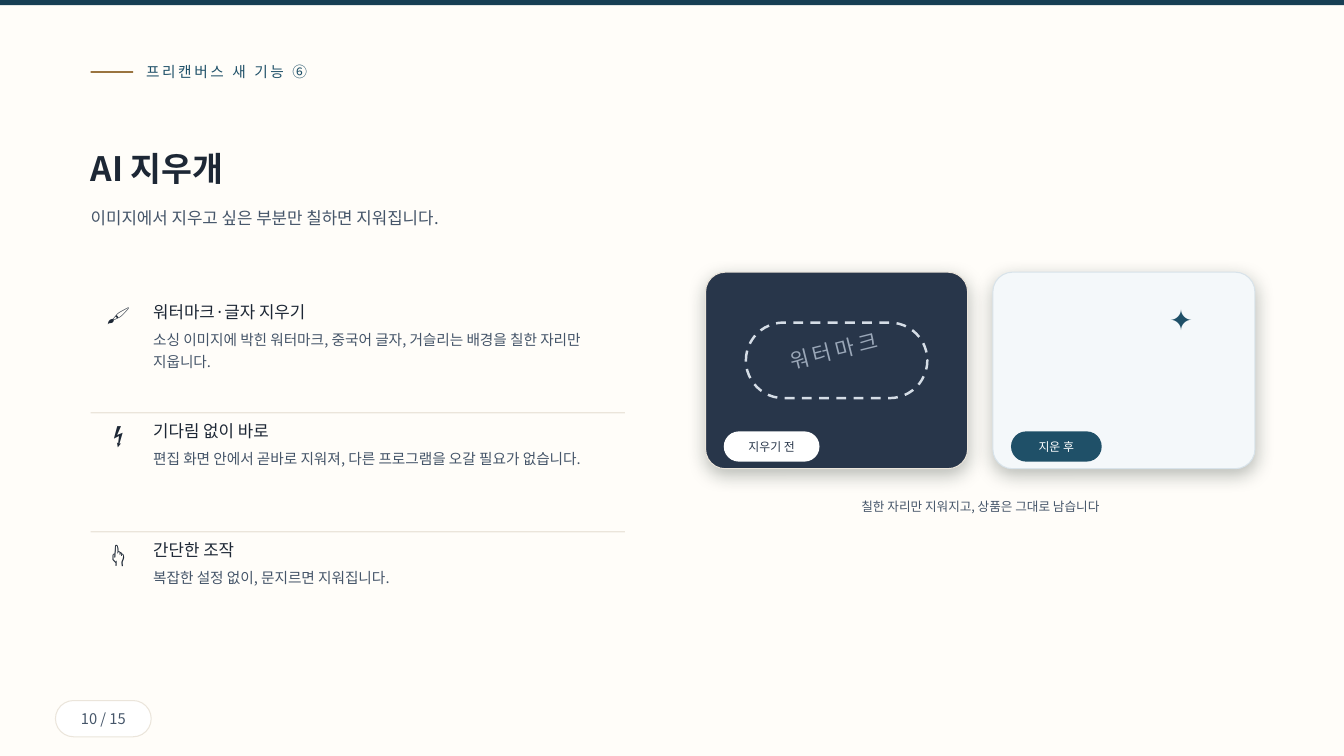
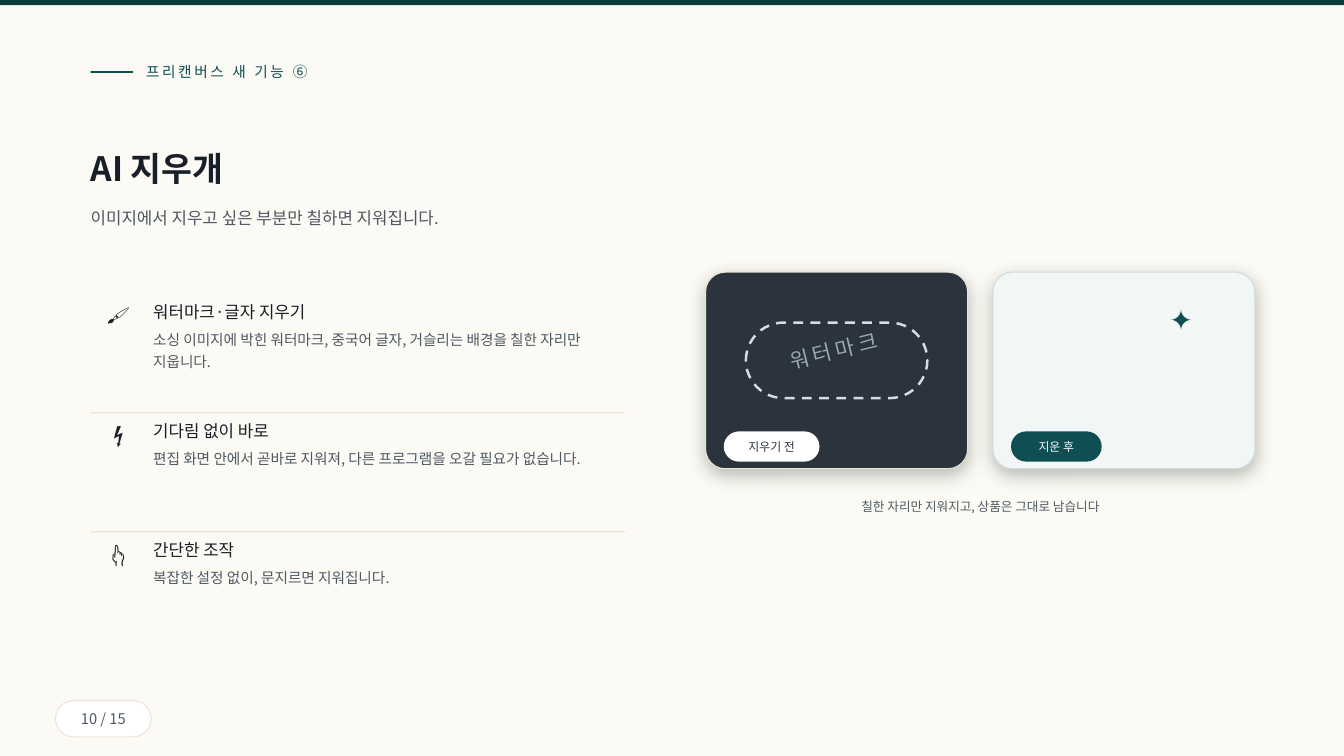
Before and after one commit to ramiteacher/searchmaster-x-freecanvas, a slide deck: slide 10 of slides.pptx. Drawn at 1344x756 pixels with LibreOffice and Linux fonts; fonts in the diff are those of the drawing. Boxes give left, top, right and bottom in pixels: in the first picture for what was removed or moved away, otherwise in the second. Text is boxed around its words. In the diff, an @@ line names an element or a change of style, - is before the commit and + after.

```diff
--- a/slides.pptx
+++ b/slides.pptx
@@ rectangle at <box>0,0,1344,756</box>: fill #FFFDF9 to #FCFAF4 @@
@@ rectangle at <box>0,0,1344,5</box>: fill #173F54 to #0B3B3F @@
@@ rectangle at <box>91,71,133,73</box>: fill #9A7440 to #0F4E53 @@
@@ text "프리캔버스 새 기능 ⑥" at <box>146,64,308,79</box>: text colour #1F5068 to #0F4E53 @@
@@ text "AI 지우개" at <box>91,153,439,226</box>: text colour #1D2735 to #191F28 in "AI 지우개"; text colour #455569 to #4E5964 in "이미지에서 지우고 싶은 부분만 칠하면 지워집니다." @@
@@ rounded rectangle at <box>993,272,1255,469</box>: fill #F4F8FA to #F2F6F5; outline #D8E3EA 0.75 pt to #CFDEDC 0.75 pt @@
@@ text "워터마크·글자 지우기" at <box>153,304,580,368</box>: text colour #1D2735 to #191F28 in "워터마크·글자 지우기"; text colour #455569 to #4E5964 in "소싱 이미지에 박힌 워터마크, 중국어 글자, 거슬리는 ..." @@
@@ text "✦" at <box>1170,302,1230,348</box>: text colour #1F5068 to #0F4E53 @@
@@ text "기다림 없이 바로" at <box>153,423,581,467</box>: text colour #1D2735 to #191F28 in "기다림 없이 바로"; text colour #455569 to #4E5964 in "편집 화면 안에서 곧바로 지워져, 다른 프로그램을 ..." @@
@@ rounded rectangle "지운 후" at <box>1011,432,1102,462</box>: fill #1F5068 to #0F4E53 @@
@@ text "간단한 조작" at <box>153,542,389,586</box>: text colour #1D2735 to #191F28 in "간단한 조작"; text colour #455569 to #4E5964 in "복잡한 설정 없이, 문지르면 지워집니다." @@
```
Also in this commit, not shown: 14 other slides changed, 1 other file.
